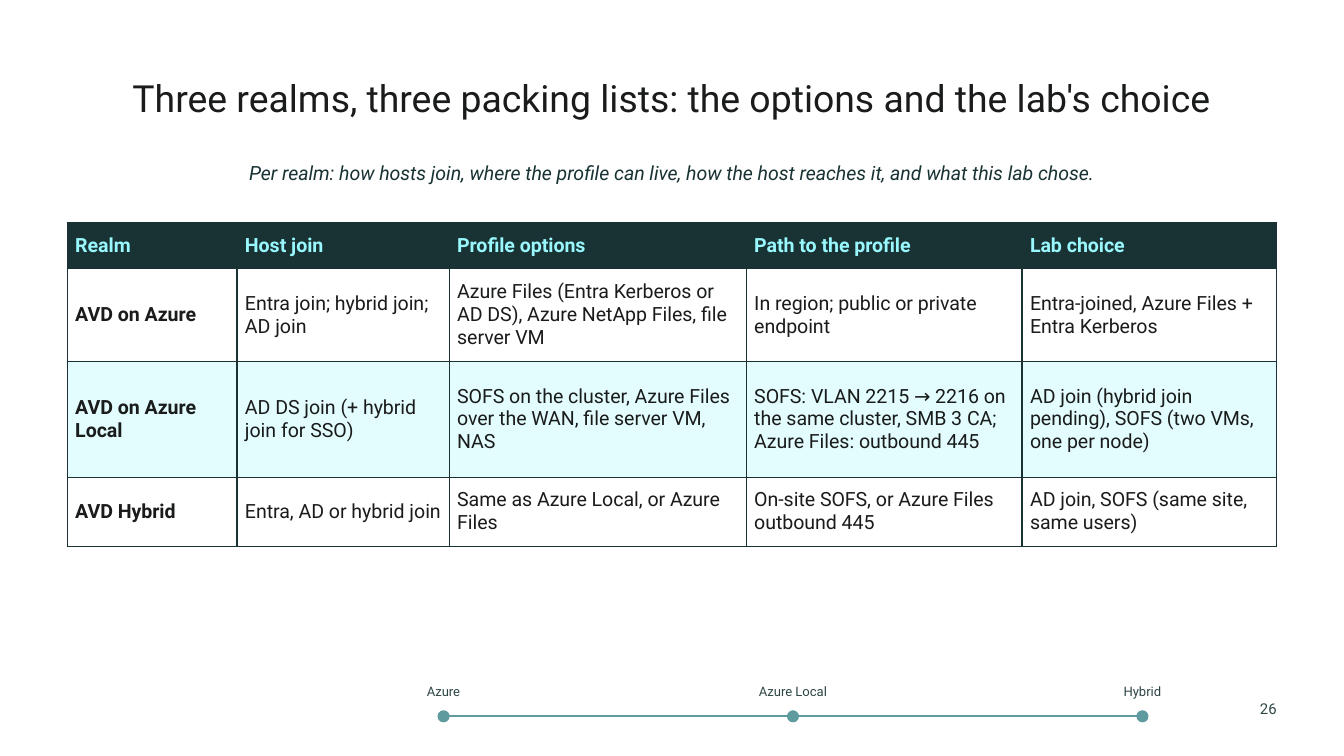
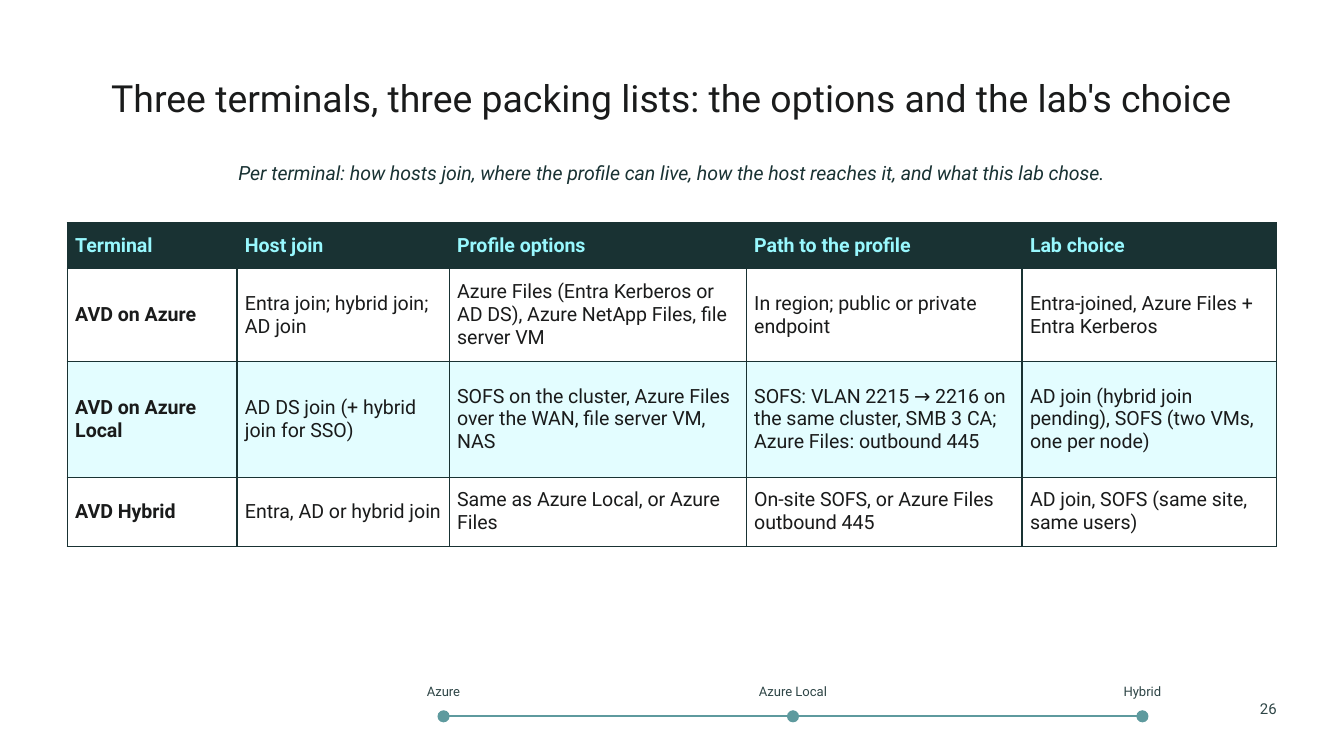
Before and after one commit to thisismydemo/nic2026_avd, a slide deck: slide 26 of presentation/AVD_Anywhere_NIC2026.pptx. Drawn at 1344x756 pixels with LibreOffice and Linux fonts; fonts in the diff are those of the drawing; background and template pictures are left out. Boxes give left, top, right and bottom in pixels: in the first picture for what was removed or moved away, otherwise in the second. Text is boxed around its words. In the diff, an @@ line names an element or a change of style, - is before the commit and + after.

```diff
--- a/presentation/AVD_Anywhere_NIC2026.pptx
+++ b/presentation/AVD_Anywhere_NIC2026.pptx
@@ title at (x1=111, y1=84, x2=1231, y2=120): text changed @@
-Three realms, three packing lists: the options and the lab's choice
+Three terminals, three packing lists: the options and the lab's choice
@@ text at (x1=238, y1=165, x2=1105, y2=184): text changed @@
-Per realm: how hosts join, where the profile can live, how the host reaches it, and what this lab chose.
+Per terminal: how hosts join, where the profile can live, how the host reaches it, and what this lab chose.
@@ table at (x1=67, y1=223, x2=1275, y2=546) @@
-row 1, column 1: Realm
+row 1, column 1: Terminal
```
Also in this commit, not shown: 26 other slides changed, 33 other files.
